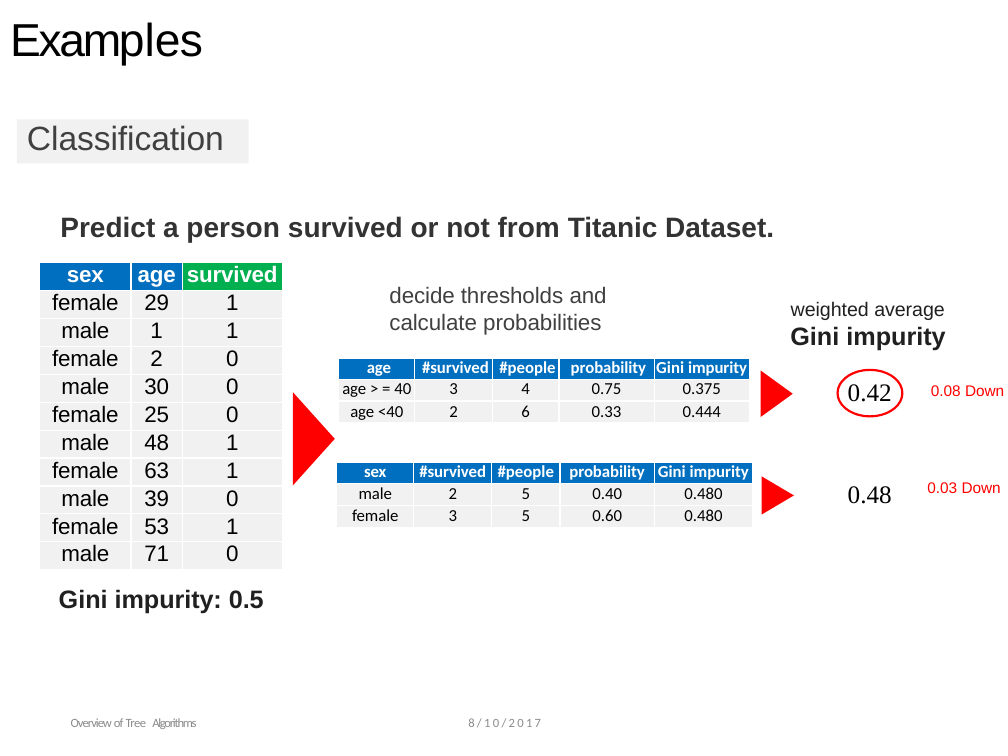
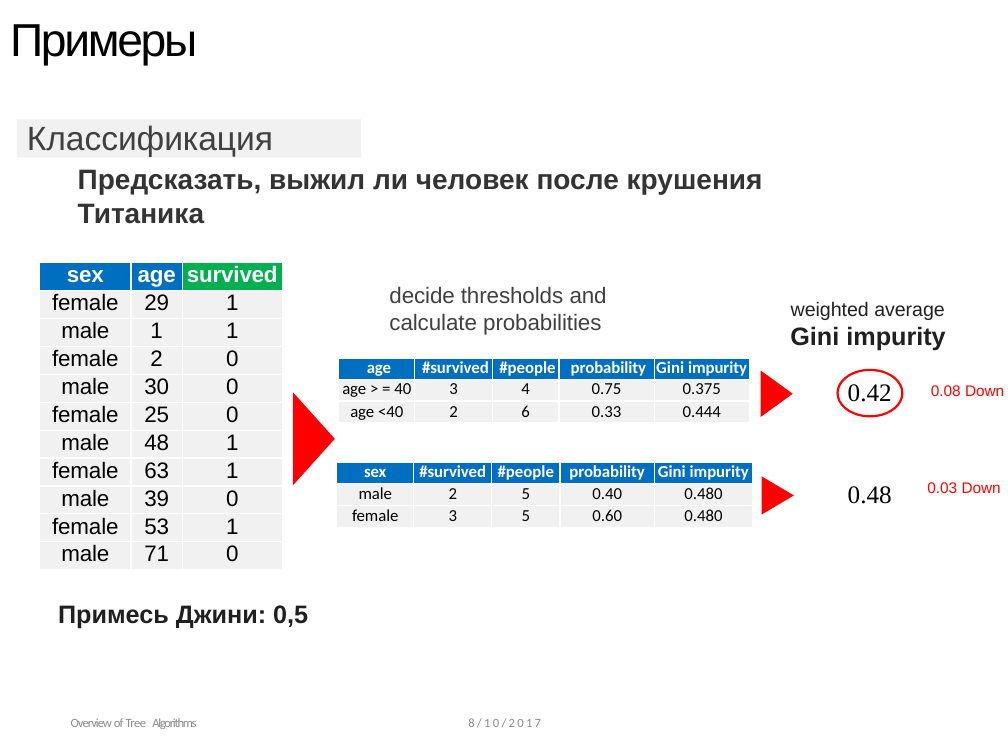
Before and after one commit to ulstu/ml, a slide deck: slide 8 of ml_course_ru/lecture12. Gradient boosting/Lecture 12. From Decision Tree to XGBoost.pptx. Drawn at 1008x756 pixels with LibreOffice and Linux fonts; fonts in the diff are those of the drawing; background and template pictures are left out. Boxes give left, top, right and bottom in pixels: in the first picture for what was removed or moved away, otherwise in the second. Text is boxed around its words. In the diff, an @@ line names an element or a change of style, - is before the commit and + after.

```diff
--- a/ml_course_ru/lecture12. Gradient boosting/Lecture 12. From Decision Tree to XGBoost.pptx
+++ b/ml_course_ru/lecture12. Gradient boosting/Lecture 12. From Decision Tree to XGBoost.pptx
@@ title at bbox=[10, 24, 197, 66]: text changed @@
-Examples
+Примеры
@@ rectangle "Классификация": place and size @@
-rectangle "Классификация" at bbox=[17, 119, 249, 163]
+rectangle "Классификация" at bbox=[17, 119, 362, 157]
@@ text in rectangle at bbox=[27, 125, 273, 157]: text changed @@
-Classification
+Классификация
@@ text at bbox=[78, 169, 763, 224]: text changed @@
-Predict a person survived or not from Titanic Dataset.
+Предсказать, выжил ли человек после крушения Титаника
@@ text at bbox=[58, 605, 308, 628]: text changed @@
-Gini impurity: 0.5
+Примесь Джини: 0,5
```
Also in this commit, not shown: 30 other slides changed, 5 slides added, 5 slides removed, 27 other files.
